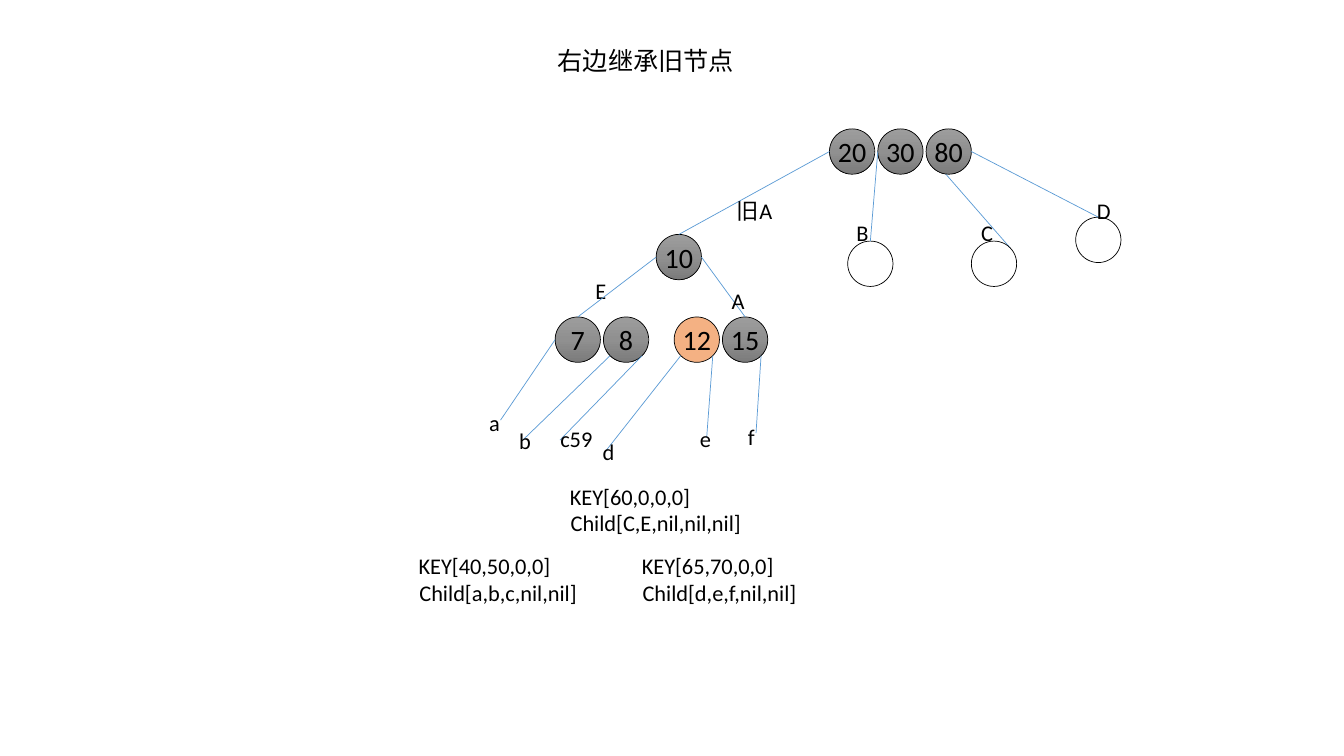
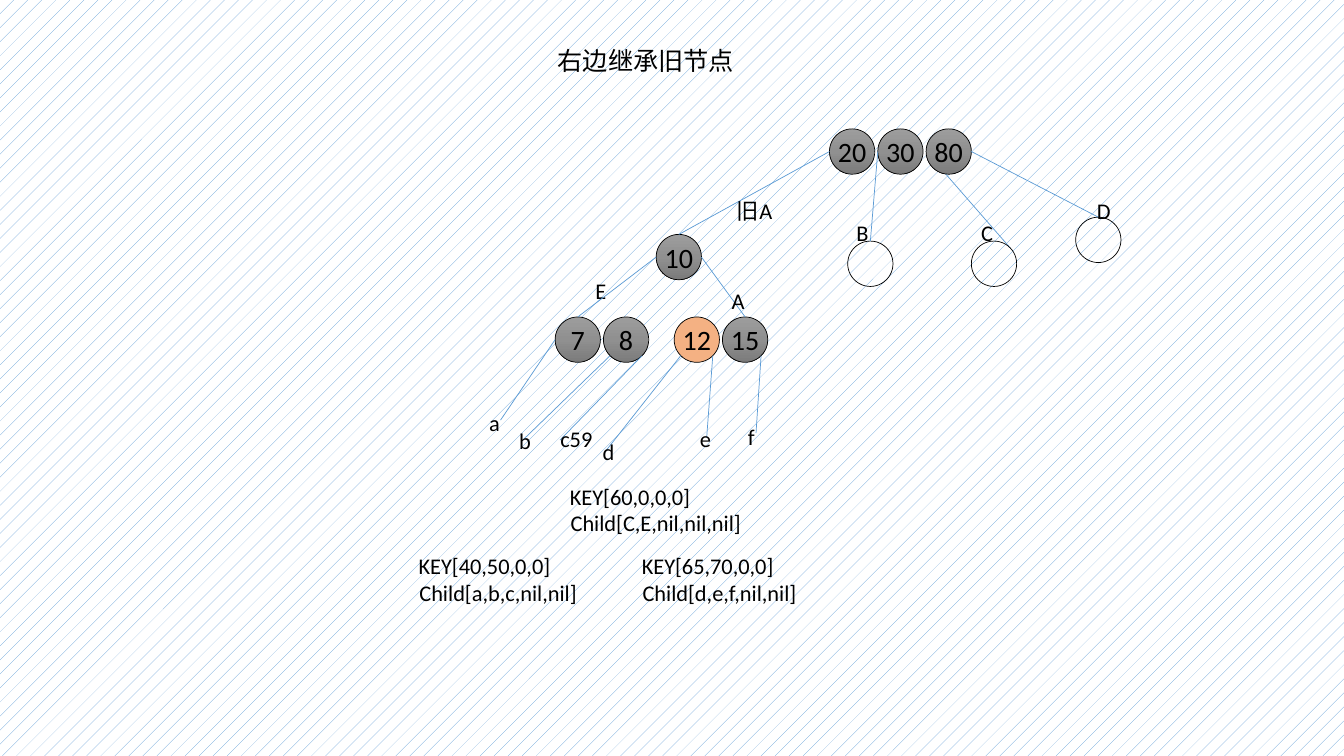
Before and after one commit to BrotherSam66/go-b-tree-bplus-tree, a slide deck: slide 3 of B树排演.pptx. Drawn at 1344x756 pixels with LibreOffice and Linux fonts; fonts in the diff are those of the drawing. Boxes give left, top, right and bottom in pixels: in the first picture for what was removed or moved away, otherwise in the second. Text is boxed around its words. In the diff, an @@ line names an element or a change of style, - is before the commit and + after.

```diff
--- a/B树排演.pptx
+++ b/B树排演.pptx
@@ background #FFFFFF at 47% opacity to pattern #5B9BD5 on #FFFFFF @@
```
Also in this commit, not shown: 6 other files.
